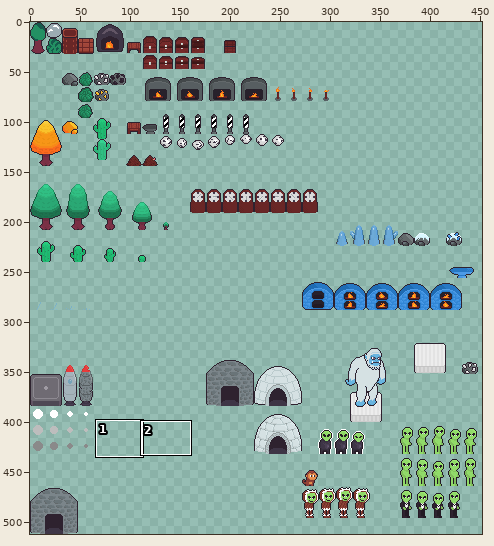
Two states of a sprite sheet, assets/Textures/objects.png. The first picture is a wide view before the edit; the outline marks the close-up.
Close-up. Before:
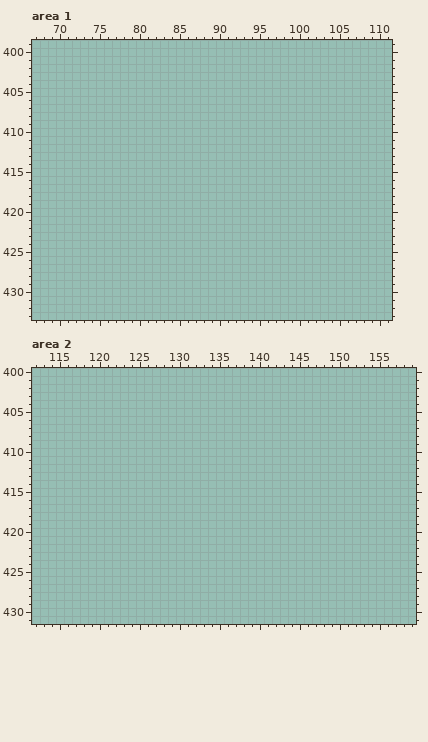
The file is 512x512 pixels. Pixels under 10% opacity are left out. Colours within 5 levels of each other are drawn and written as one. Shown: area 1: x 67..111, y 399..433; area 2: x 112..159, y 400..431. The wide view leaves out empty margins.
Now the later version:
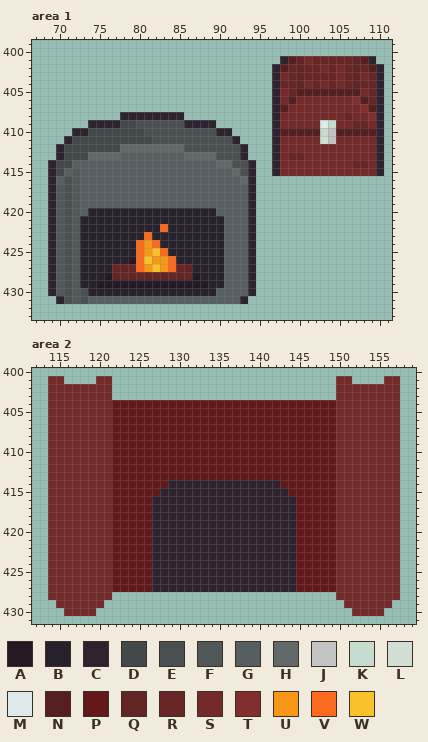
Palette (. is transparent): A #231a24  B #27212b  C #2e222f  D #43484a  E #4a5052  F #515859  G #575e61  H #63696b  J #c4c4c4  K #c7dcd0  L #d1ded6  M #dde9eb  N #572020  P #631919  Q #632424  R #692626  S #752a2a  T #802e2e  U #f79617  V #fb6b1d  W #f9c22b
Change:
Changed rows in their new state; - is an unchanged pixel.
Area 1:
first column x 69:
401 -----------------------------CNQSRRRRRQNC-
402 ----------------------------CNRQRRSRSRQRNC
403 ----------------------------CSRQRRRRSRQSRC
404 ----------------------------CRRQSRSRSRQRRC
405 ----------------------------CSRNNNNNNNNSRC
406 ----------------------------CSNSSSSSSSTNRC
407 ----------------------------CNSSSSSSSSSTNC
408 ---------CCCCCCCC-----------CSSSSSSSSRSSTC
409 -----CCCCDDEEEEEECCCC-------CSSSSSMKSSRRSC
410 ---CCDDDDDDDEEEEEEEEECC-----CNNNNNKJNNNNNC
411 --CDDDDDDDDDDEEEEEEEEEEC----CSSSSSLJSSSSSC
412 -CDDDDDDDHHHHHHHHEEEEEEEC---CSSSSSSSSSSSSC
413 -CDDDHHHHGGGGGGGGHHHHEEEC---CSRRSSSSSSSSSC
414 CDDGGGGGGGGGGGGGGGGGGHHEEC--CSSSSSSSSSRRSC
415 CDGFGGGGGGGGGGGGGGGGGGGHEC--CSSSSSSSSSSSSC
416 CGEFGGGGGGGGGGGGGGGGGGGGHC----------------
417 CFEFGGGGGGGGGGGGGGGGGGGGGC----------------
418 CFEFGGGGGGGGGGGGGGGGGGGGGC----------------
419 CFEFGGGGGGGGGGGGGGGGGGGGGC----------------
420 CFEFGBBBBBBBBBBBBBBBBGGGGC----------------
421 CFEFBBBBBBBBBBBBBBBBBBGGGC----------------
422 CFEFBBBBBBBBBBVBBBBBBBGGGC----------------
423 CFEFBBBBBBBBVBBBBBBBBBGGGC----------------
424 CFEFBBBBBBBVUVBBBBBBBBGGGC----------------
425 CFEFBBBBBBBVUWVBBBBBBBGGGC----------------
426 CFEFBBBBBBAVWUUVBBBBBBGGGC----------------
427 CFEFBBBBRQRVUWUVRQBBBBGGGC----------------
428 CFEFBBBAQRQRQRQRQRABBBGGGC----------------
429 CFEFBBAAAAAAAAAAAAAABBGGGC----------------
430 CFEFEBBBBBBBBBBBBBBBBGGGGC----------------
431 -CEFEGGGGGGGGGGGGGGGGGGGC-----------------
Area 2:
first column x 114:
401 SS----SS----------------------------SS----SS
402 SSSSSSSS----------------------------SSSSSSSS
403 SSSSSSSS----------------------------SSSSSSSS
404 SSSSSSSSPPPPPPPPPPPPPPPPPPPPPPPPPPPPSSSSSSSS
405 SSSSSSSSPPPPPPPPPPPPPPPPPPPPPPPPPPPPSSSSSSSS
406 SSSSSSSSPPPPPPPPPPPPPPPPPPPPPPPPPPPPSSSSSSSS
407 SSSSSSSSPPPPPPPPPPPPPPPPPPPPPPPPPPPPSSSSSSSS
408 SSSSSSSSPPPPPPPPPPPPPPPPPPPPPPPPPPPPSSSSSSSS
409 SSSSSSSSPPPPPPPPPPPPPPPPPPPPPPPPPPPPSSSSSSSS
410 SSSSSSSSPPPPPPPPPPPPPPPPPPPPPPPPPPPPSSSSSSSS
411 SSSSSSSSPPPPPPPPPPPPPPPPPPPPPPPPPPPPSSSSSSSS
412 SSSSSSSSPPPPPPPPPPPPPPPPPPPPPPPPPPPPSSSSSSSS
413 SSSSSSSSPPPPPPPPPPPPPPPPPPPPPPPPPPPPSSSSSSSS
414 SSSSSSSSPPPPPPPCCCCCCCCCCCCCCPPPPPPPSSSSSSSS
415 SSSSSSSSPPPPPPCCCCCCCCCCCCCCCCPPPPPPSSSSSSSS
416 SSSSSSSSPPPPPCCCCCCCCCCCCCCCCCCPPPPPSSSSSSSS
417 SSSSSSSSPPPPPCCCCCCCCCCCCCCCCCCPPPPPSSSSSSSS
418 SSSSSSSSPPPPPCCCCCCCCCCCCCCCCCCPPPPPSSSSSSSS
419 SSSSSSSSPPPPPCCCCCCCCCCCCCCCCCCPPPPPSSSSSSSS
420 SSSSSSSSPPPPPCCCCCCCCCCCCCCCCCCPPPPPSSSSSSSS
421 SSSSSSSSPPPPPCCCCCCCCCCCCCCCCCCPPPPPSSSSSSSS
422 SSSSSSSSPPPPPCCCCCCCCCCCCCCCCCCPPPPPSSSSSSSS
423 SSSSSSSSPPPPPCCCCCCCCCCCCCCCCCCPPPPPSSSSSSSS
424 SSSSSSSSPPPPPCCCCCCCCCCCCCCCCCCPPPPPSSSSSSSS
425 SSSSSSSSPPPPPCCCCCCCCCCCCCCCCCCPPPPPSSSSSSSS
426 SSSSSSSSPPPPPCCCCCCCCCCCCCCCCCCPPPPPSSSSSSSS
427 SSSSSSSSPPPPPCCCCCCCCCCCCCCCCCCPPPPPSSSSSSSS
428 SSSSSSSS----------------------------SSSSSSSS
429 -SSSSSS------------------------------SSSSSS-
430 --SSSS--------------------------------SSSS--
Changed places in both close-ups, as pixel boxes (x1, y1, x2, y2):
added: (48, 56, 384, 304)
added: (48, 376, 400, 616)
